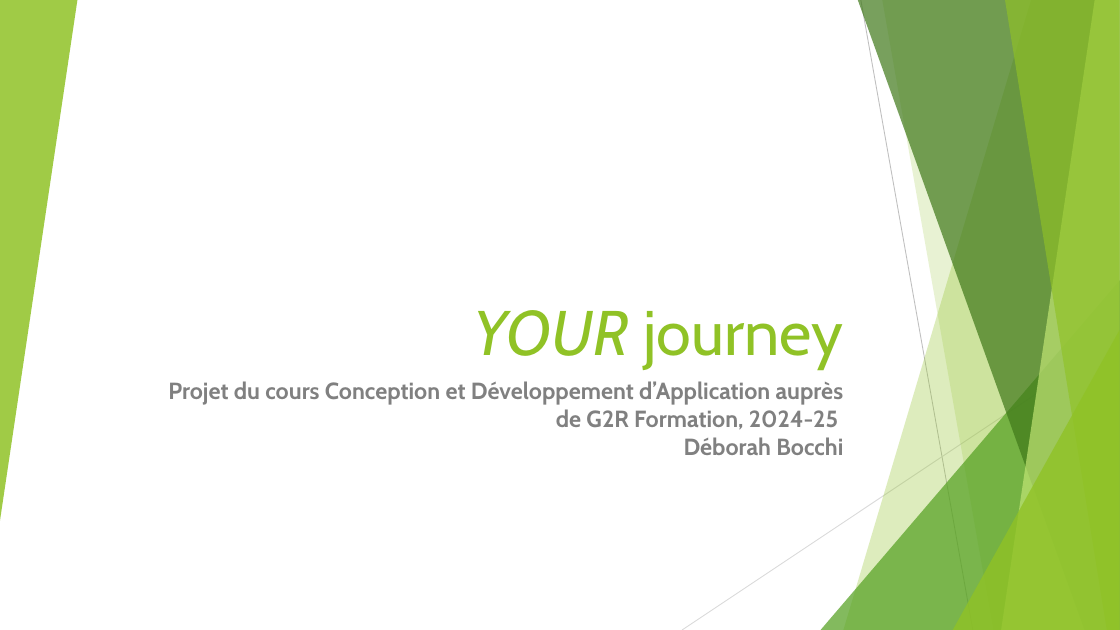
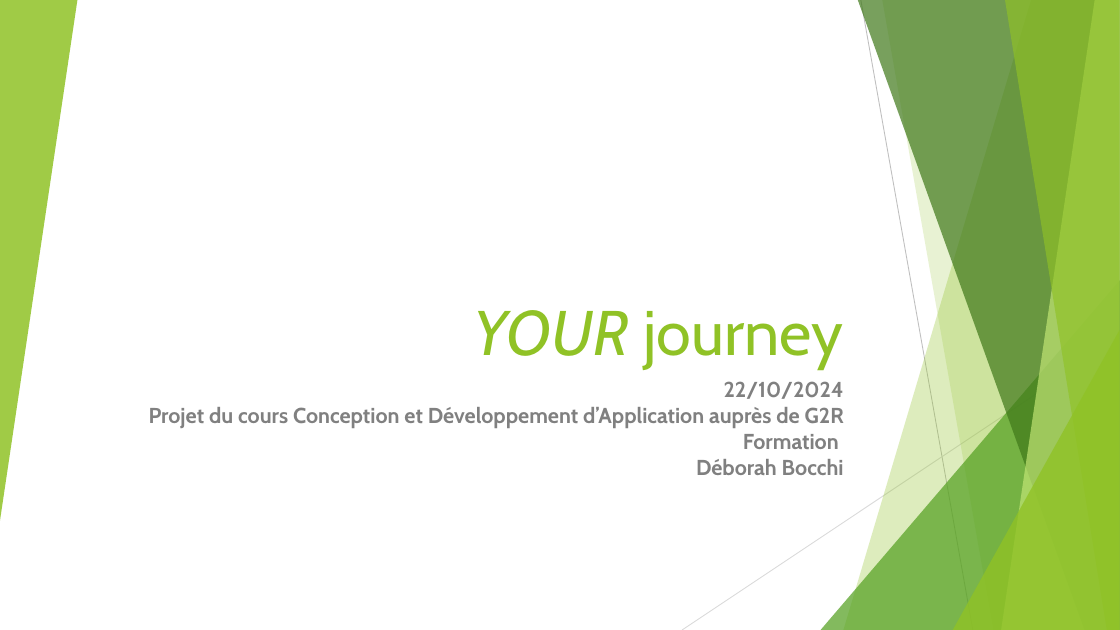
Before and after one commit to manelbenhamouda/projets-CDA, a slide deck: slide 1 of Diaporama Projet YOUR journey.pptx. Drawn at 1120x630 pixels with LibreOffice and Linux fonts; fonts in the diff are those of the drawing. Boxes give left, top, right and bottom in pixels: in the first picture for what was removed or moved away, otherwise in the second. Text is boxed around its words. In the diff, an @@ line names an element or a change of style, - is before the commit and + after.

```diff
--- a/Diaporama Projet YOUR journey.pptx
+++ b/Diaporama Projet YOUR journey.pptx
@@ subtitle at box(149, 381, 844, 475): text changed; size 20 to 18.5 pt @@
-Projet du cours Conception et Développement d’Application auprès de G2R Formation, 2024-25
-Déborah Bocchi
+22/10/2024
+Projet du cours Conception et Développement d’Application auprès de G2R Formation
+Déborah Bocchi
```
Also in this commit, not shown: 13 other slides changed, 5 other files.
